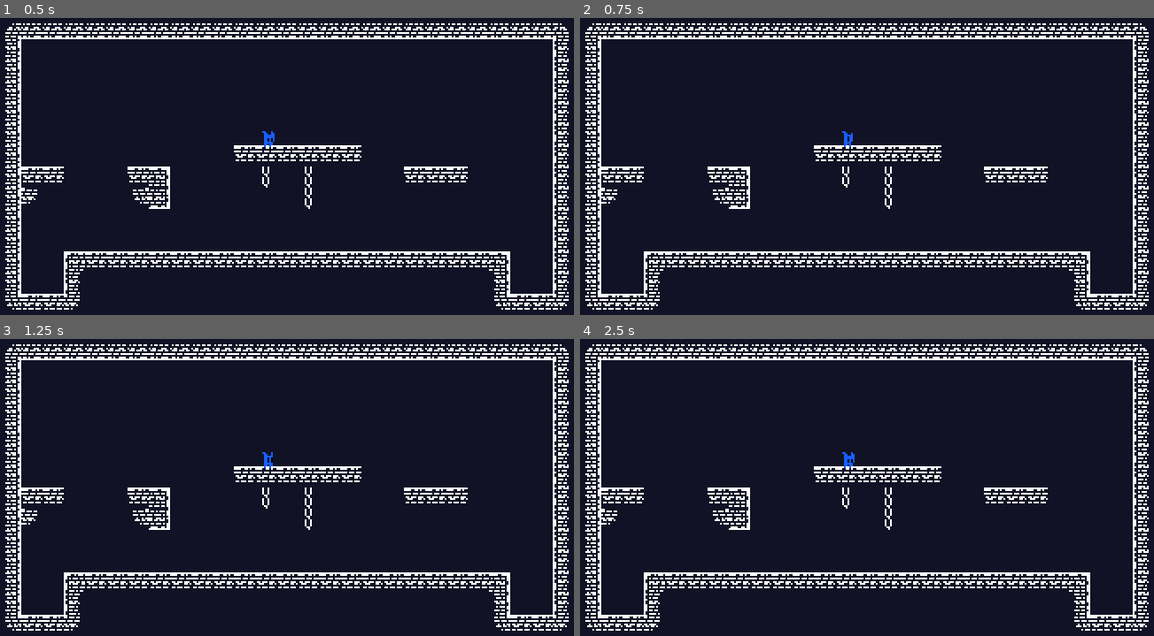
Above: before the commit, frames 1-4 (two rows, left to right).
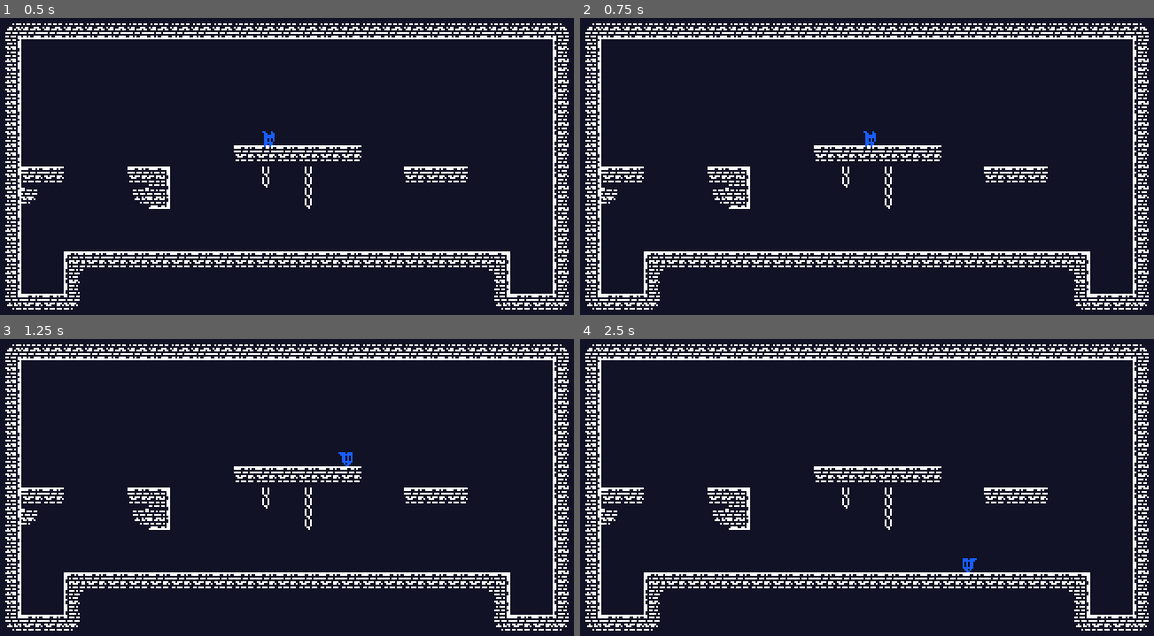
Above: after the commit, the same moments.

Repository: lcarvalhogs/godot-platformer
Game: Godot game, scene res://Game.tscn
The game is run twice, just before and just after one commit, with the same random seed, the same clock (stepped at 60 frames per second) and the same inputs.
Inputs:
- Up to frame 1 (0.5 s): no input
- Up to frame 2 (0.75 s): hold Right (right, bound only after the commit) from 0.53 s (still down)
- Up to frame 3 (1.25 s): keep holding Right (right, bound only after the commit)
- Up to frame 4 (2.5 s): release Right (right, bound only after the commit) at 2.03 s; hold Left (left, bound only after the commit) from 2.03 s (still down)

Frame 1 is identical in both runs. In frame 2, 0.1% of the frame differs, in the area x 45-52%, y 38-44%; in frame 3, 0.1%; in frame 4, 0.2%, in the area x 45-70%, y 38-79%.

Commit message:
Adds horizontal movement to player and setup input keys.

Diff:
--- a/Player.gd
+++ b/Player.gd
@@ -1,13 +1,31 @@
 extends CharacterBody2D
 
 const GRAVITY = 800
-const SPEED = 300.0
-const JUMP_VELOCITY = -400.0
+@export var speed:int = 65
+@export var air_control:bool = true
 
-# Get the gravity from the project settings to be synced with RigidBody nodes.
-var gravity = ProjectSettings.get_setting("physics/2d/default_gravity")
+func _ready():
+	pass
 
+func _process(delta):
+	horizontal()
 
 func _physics_process(delta):
 	velocity.y += GRAVITY * delta
 	move_and_slide()
+
+func horizontal():
+	if Input.is_action_pressed("right"):
+		velocity.x = speed
+		$Sprite2D.flip_h = false
+	elif Input.is_action_pressed("left"):
+		velocity.x = -speed
+		$Sprite2D.flip_h = true
+	elif is_on_floor() or air_control:
+		velocity.x = 0
+
+	if is_on_floor():
+		if velocity.x == 0:
+			$AnimationPlayer.play("idle")
+		else:
+			$AnimationPlayer.play("walk")
--- a/project.godot
+++ b/project.godot
@@ -21,6 +21,24 @@
 window/size/viewport_height=168
 window/stretch/mode="viewport"
 
+[input]
+
+left={
+"deadzone": 0.5,
+"events": [Object(InputEventKey,"resource_local_to_scene":false,"resource_name":"","device":-1,"window_id":0,"alt_pressed":false,"shift_pressed":false,"ctrl_pressed":false,"meta_pressed":false,"pressed":false,"keycode":0,"physical_keycode":4194319,"key_label":0,"unicode":0,"echo":false,"script":null)
+]
+}
+right={
+"deadzone": 0.5,
+"events": [Object(InputEventKey,"resource_local_to_scene":false,"resource_name":"","device":-1,"window_id":0,"alt_pressed":false,"shift_pressed":false,"ctrl_pressed":false,"meta_pressed":false,"pressed":false,"keycode":0,"physical_keycode":4194321,"key_label":0,"unicode":0,"echo":false,"script":null)
+]
+}
+jump={
+"deadzone": 0.5,
+"events": [Object(InputEventKey,"resource_local_to_scene":false,"resource_name":"","device":-1,"window_id":0,"alt_pressed":false,"shift_pressed":false,"ctrl_pressed":false,"meta_pressed":false,"pressed":false,"keycode":0,"physical_keycode":4194320,"key_label":0,"unicode":0,"echo":false,"script":null)
+]
+}
+
 [layer_names]
 
 2d_physics/layer_1="Default"
